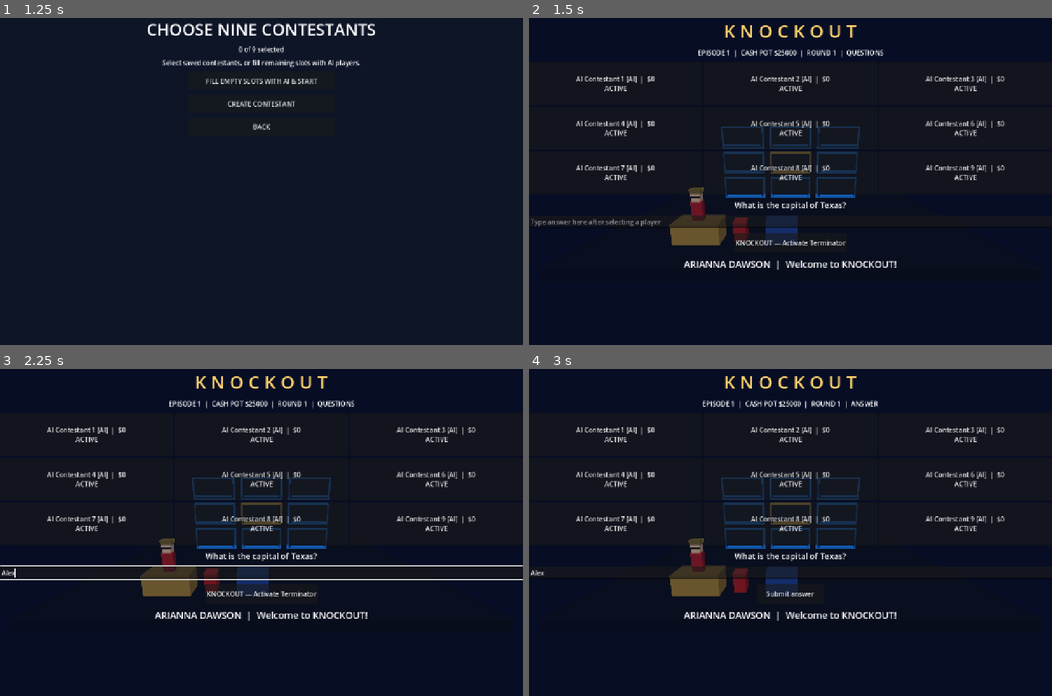
Above: before the commit, frames 1-4 (two rows, left to right).
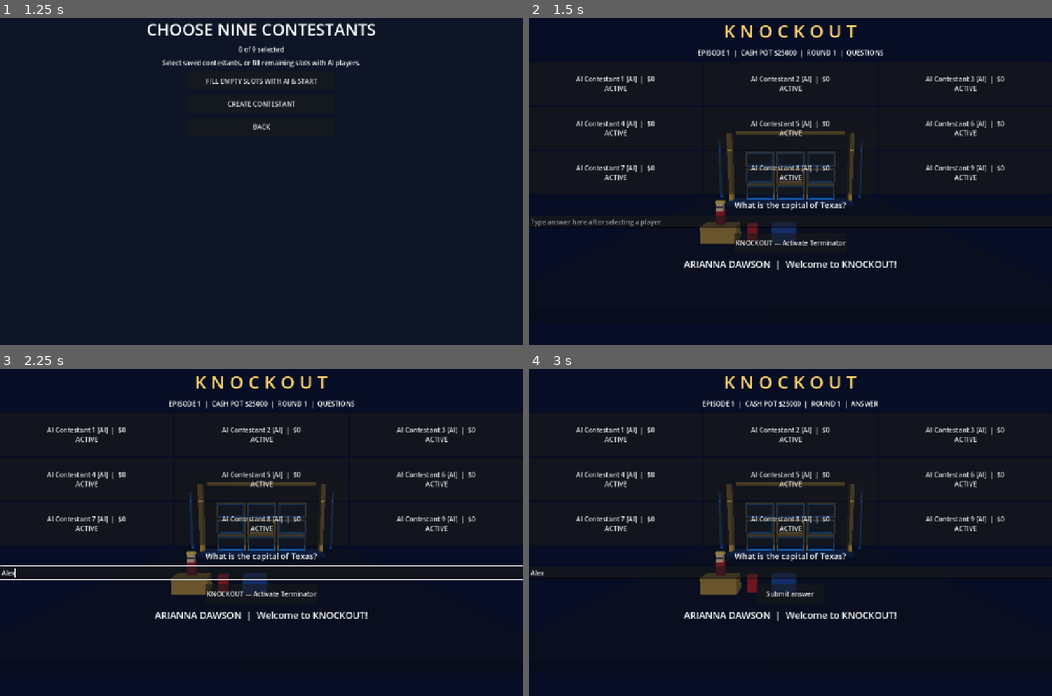
Above: after the commit, the same moments.

Repository: Becksploder2/Knockout
Game: Godot game, scene res://scenes/launcher.tscn
Same seed, same stepped clock (60 frames per second), same inputs: the game is played once before the commit and once after it.
Inputs (mouse positions are in pixels of both pictures, inside the frame that each line leads up to):
- Up to frame 1 (1.25 s): click "PLAY KNOCKOUT" at 0.5 s
- Up to frame 2 (1.5 s): click "FILL EMPTY SLOTS WITH AI & ST…" at 1.25 s
- Up to frame 3 (2.25 s): click (261, 571) at 2.02 s; type "Alex" at 2.1 s
- Up to frame 4 (3 s): click "AI Contestant 1 [AI] | $0 ACT…" at 2.75 s

Frame 1 is identical in both runs. In frame 2, 4.4% of the frame differs, in the area x 26-64%, y 33-70%; in frame 3, 4.4%; in frame 4, 4.5%.

Commit message:
Move contestant bays upstage and add original framed nine-square set with studio backdrop

Diff:
--- a/Main.gd
+++ b/Main.gd
@@ -529,8 +529,8 @@
 	studio_root = Node3D.new()
 	viewport.add_child(studio_root)
 	var camera := Camera3D.new()
-	camera.position = Vector3(0, 7.2, 19)
-	camera.look_at_from_position(camera.position, Vector3(0, 3.1, 0), Vector3.UP)
+	camera.position = Vector3(0, 7.8, 24)
+	camera.look_at_from_position(camera.position, Vector3(0, 4.2, -5), Vector3.UP)
 	studio_root.add_child(camera)
 	camera.current = true
 	var light := DirectionalLight3D.new()
@@ -546,16 +546,26 @@
 	env.ambient_light_energy = 0.5
 	environment.environment = env
 	studio_root.add_child(environment)
-	_studio_box(Vector3(0, -0.4, 0), Vector3(28, 0.7, 17), Color("#11182a"))
+	_studio_box(Vector3(0, -0.4, 0), Vector3(32, 0.7, 28), Color("#11182a"))
+	# Original branded cyc wall and illuminated stage framing.
+	_studio_box(Vector3(0, 6.0, -14.2), Vector3(30, 14, 0.5), Color("#10172e"))
+	_studio_box(Vector3(0, 11.6, -13.7), Vector3(18.8, 0.6, 0.55), Color("#f6bb47"))
+	_studio_box(Vector3(0, 0.15, -10.8), Vector3(20.0, 0.45, 4.2), Color("#172a50"))
+	for side in [-1, 1]:
+		_studio_box(Vector3(float(side) * 9.9, 5.6, -11.3), Vector3(0.6, 11.3, 1.3), Color("#d9a849"))
+		_studio_box(Vector3(float(side) * 12.4, 5.2, -13.7), Vector3(0.35, 10.0, 0.5), Color("#2266bb"))
 	for row_index in range(3):
 		for col_index in range(3):
 			var x: float = float(col_index - 1) * 5.0
 			var y: float = 7.0 - float(row_index) * 2.7
 			var champion: bool = row_index == 1 and col_index == 1
 			var accent: Color = Color("#ffcb62") if champion else Color("#218bff")
-			_studio_box(Vector3(x, y, -4), Vector3(4.35, 2.3, 0.5), accent)
-			_studio_box(Vector3(x, y, -3.69), Vector3(4.0, 2.0, 0.12), Color("#101f3d"))
-			_studio_box(Vector3(x, y - 0.84, -3.5), Vector3(3.7, 0.2, 0.45), accent)
+			# Each cell is a framed contestant bay rather than a flat floating panel.
+			_studio_box(Vector3(x, y, -11.35), Vector3(4.7, 2.55, 0.65), Color("#b58c39"))
+			_studio_box(Vector3(x, y, -11), Vector3(4.35, 2.3, 0.5), accent)
+			_studio_box(Vector3(x, y, -10.69), Vector3(4.0, 2.0, 0.12), Color("#101f3d"))
+			_studio_box(Vector3(x, y - 0.84, -10.5), Vector3(3.7, 0.2, 0.45), accent)
+	# Downstage podiums, deliberately separated from the contestant wall.
 	_studio_box(Vector3(-6.4, 0.6, 5), Vector3(3.2, 1.7, 1.7), Color("#b28b44"))
 	_studio_box(Vector3(-3.5, 0.65, 5), Vector3(0.85, 1.3, 0.85), Color("#b8242f"))
 	_studio_box(Vector3(-3.5, 1.36, 5), Vector3(0.9, 0.15, 0.9), Color("#ff3344"))
